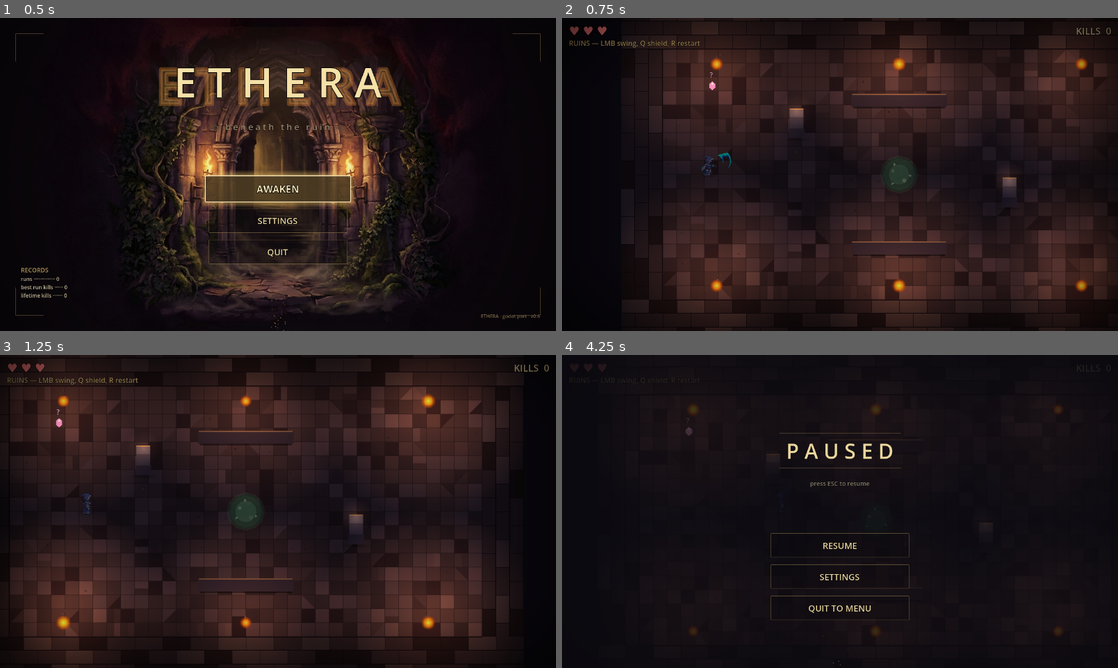
Above: before the commit, frames 1-4 (two rows, left to right).
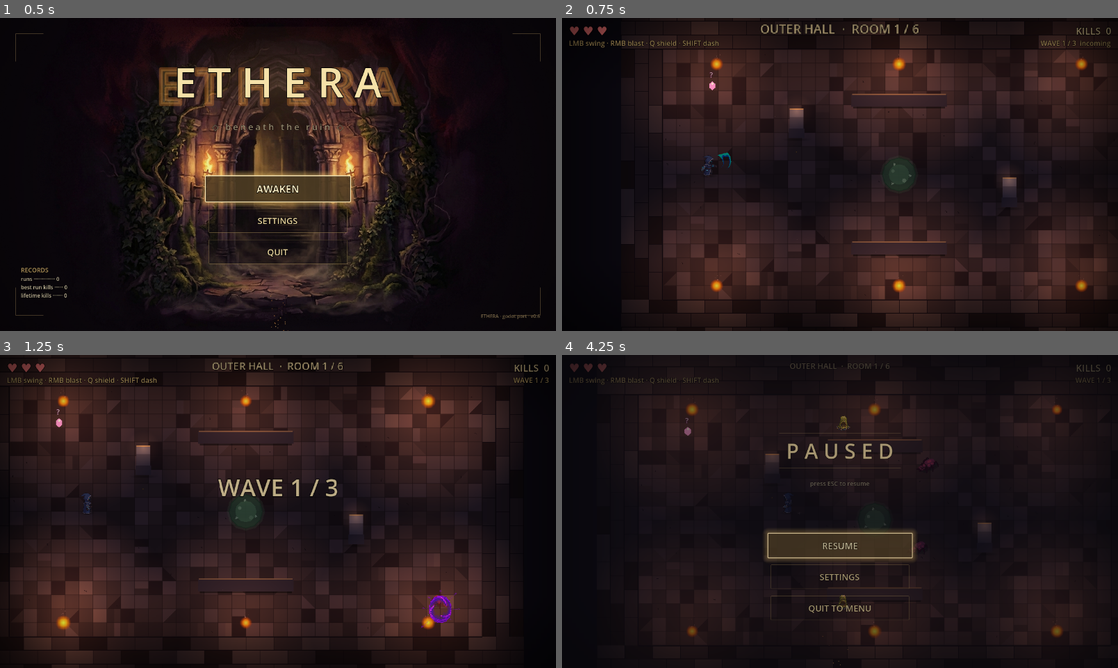
Above: after the commit, the same moments.

Repository: alitaghva1/ethera
Game: Godot game, scene res://scenes/main_menu.tscn
Two runs of this game, one before a commit and one after it. Both use one fixed random seed, a clock stepped at 60 frames per second and the inputs below.
Inputs (mouse positions are in pixels of both pictures, inside the frame that each line leads up to):
- Up to frame 1 (0.5 s): no input
- Up to frame 2 (0.75 s): tap Enter at 0.5 s; move the mouse to (962, 158) at 0.52 s; press the mouse at (962, 158) at 0.53 s; hold D (move_right) from 0.53 s (still down)
- Up to frame 3 (1.25 s): keep holding D (move_right)
- Up to frame 4 (4.25 s): release D (move_right) at 1.25 s; release the mouse at (962, 495) at 1.25 s; drag from (728, 527) to (623, 423) at 1.27 s; move the mouse to (895, 442) at 2.02 s; hold D (move_right) 2.03-2.75 s; tap Shift (dash_strike) at 2.1 s; drag from (812, 574) to (673, 464) at 2.77 s; move the mouse to (1006, 558) at 3.52 s; hold A (move_left) from 3.53 s (still down); tap Q (shield) at 3.6 s; tap Escape at 4.15 s

Frame 1 is identical in both runs. In frame 2, 0.7% of the frame differs, in the area x 1-99%, y 2-10%; in frame 3, 1.2%; in frame 4, 4.6%, in the area x 1-99%, y 2-95%.
Error before the commit: Parse Error: Identifier "modulate" not declared in the current scope. (res://scripts/death_screen.gd:81)

Commit message:
fix(godot iter-107): parse error on death/pause load — CanvasLayer has no modulate
Iter-102's fade-in tween used `self.modulate.a = 0.0` and tweened
"modulate:a" on `self` directly. Both death_screen.gd and pause_screen.gd
extend CanvasLayer — and CanvasLayer has NO `modulate` property
(only CanvasItem subclasses do). Godot 4 parser caught this:

  Error at (81, 5): Identifier "modulate" not declared in the
  current scope.
  Failed to load script "res://scripts/death_screen.gd" with error
  "Parse error".
  Failed to load script "res://scripts/pause_screen.gd" with error
  "Parse error".

The integration tests in iter-102 instantiated the scenes but apparently
the parse error only manifests during full editor / runtime load, not
during the synthetic test instantiate path — which is why all 35 tests
still passed at the iter-102 commit. The bug surfaced on actual game
boot.

Fix: enumerate the CanvasLayer's CanvasItem children (ColorRect,
Panel, Control, CPUParticles2D, etc.) and tween each one's modulate
in parallel. Same visual result (entire overlay fades in over 0.35s
for death, 0.20s for pause) but built from per-child tweens instead
of a non-existent self.modulate.

  var fade_tw: Tween = create_tween()
  fade_tw.set_parallel(true)
  for child in get_children():
      if child is CanvasItem:
          var ci: CanvasItem = child
          ci.modulate.a = 0.0
          fade_tw.tween_property(ci, "modulate:a", 1.0, 0.35)

Pause variant preserves the iter-102 `TWEEN_PAUSE_PROCESS` flag (tree
is paused above the tween, so without it the fade would freeze and
the overlay would stay at alpha 0).

Iter-102 test still passes — it checks for the same substrings
(`modulate:a`, fade durations, `TWEEN_PAUSE_PROCESS`) which are all
still in the new code, just inside the loop body.

All 36 integration tests pass.

Co-Authored-By: Claude Opus 4.7 (1M context) <noreply@anthropic.com>

Diff:
--- a/slime-depths-godot/scripts/death_screen.gd
+++ b/slime-depths-godot/scripts/death_screen.gd
@@ -78,12 +78,20 @@
 	# floor card) — the death overlay was the only one that slammed
 	# to full opacity in one frame. Reads more like an alt-tab than
 	# a polished death. 0.35s ease-out feels weighty without dragging.
-	modulate.a = 0.0
+	# iter-107 FIX: CanvasLayer doesn't have a `modulate` property
+	# (only CanvasItem subclasses do). Iter-102 broke load with
+	# "Identifier 'modulate' not declared." Tween each CanvasItem
+	# CHILD's modulate in parallel instead.
 	visible = true
 	var fade_tw: Tween = create_tween()
+	fade_tw.set_parallel(true)
 	fade_tw.set_trans(Tween.TRANS_QUAD)
 	fade_tw.set_ease(Tween.EASE_OUT)
-	fade_tw.tween_property(self, "modulate:a", 1.0, 0.35)
+	for child in get_children():
+		if child is CanvasItem:
+			var ci: CanvasItem = child
+			ci.modulate.a = 0.0
+			fade_tw.tween_property(ci, "modulate:a", 1.0, 0.35)
 	# Defer focus by one frame — the CanvasLayer becomes visible THIS
 	# frame, but Control children's focus_mode isn't applied to a
 	# hidden tree. One frame later they're ready.
--- a/slime-depths-godot/scripts/pause_screen.gd
+++ b/slime-depths-godot/scripts/pause_screen.gd
@@ -72,12 +72,20 @@
 	# pause_mode = PROCESS handles the get_tree().paused = true above:
 	# without explicit pause_mode, the tween would freeze immediately
 	# and the overlay would stay at alpha 0.
-	modulate.a = 0.0
+	# iter-107 FIX: CanvasLayer doesn't have a `modulate` property
+	# (only CanvasItem subclasses do). Iter-102 broke load with
+	# "Identifier 'modulate' not declared." Tween each CanvasItem
+	# CHILD's modulate in parallel instead.
 	var fade_tw: Tween = create_tween()
+	fade_tw.set_parallel(true)
 	fade_tw.set_pause_mode(Tween.TWEEN_PAUSE_PROCESS)
 	fade_tw.set_trans(Tween.TRANS_QUAD)
 	fade_tw.set_ease(Tween.EASE_OUT)
-	fade_tw.tween_property(self, "modulate:a", 1.0, 0.20)
+	for child in get_children():
+		if child is CanvasItem:
+			var ci: CanvasItem = child
+			ci.modulate.a = 0.0
+			fade_tw.tween_property(ci, "modulate:a", 1.0, 0.20)
 
 	# Default keyboard focus on RESUME — the safest first action.
 	# Defer by one frame so focus applies AFTER the layer becomes
